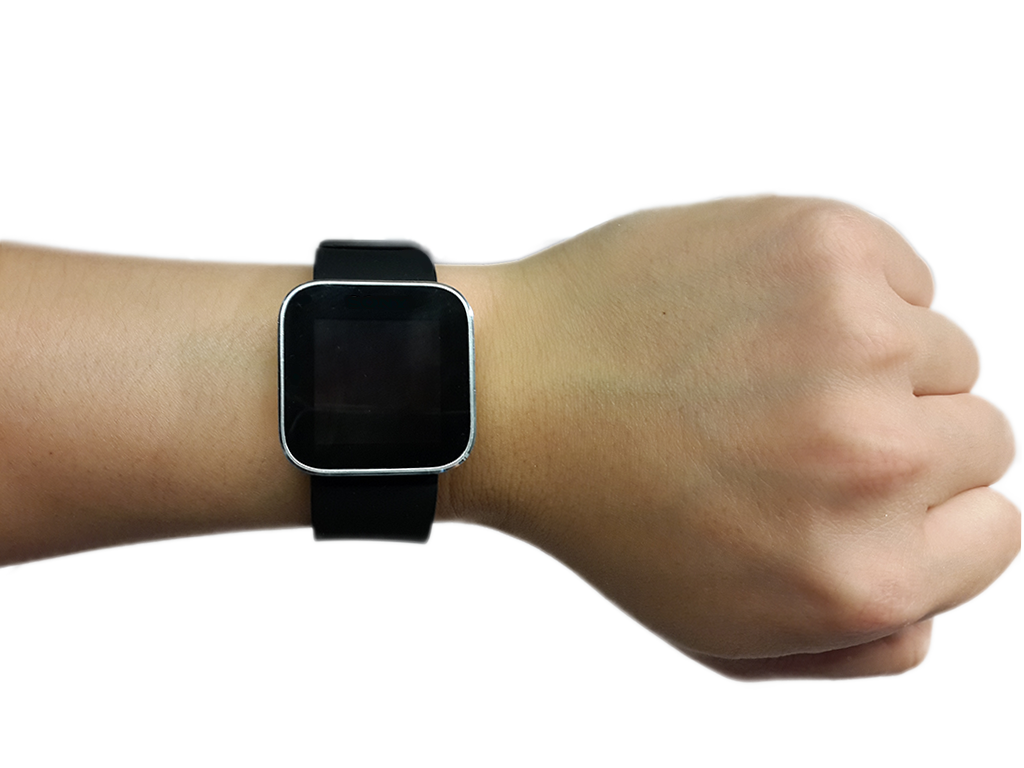
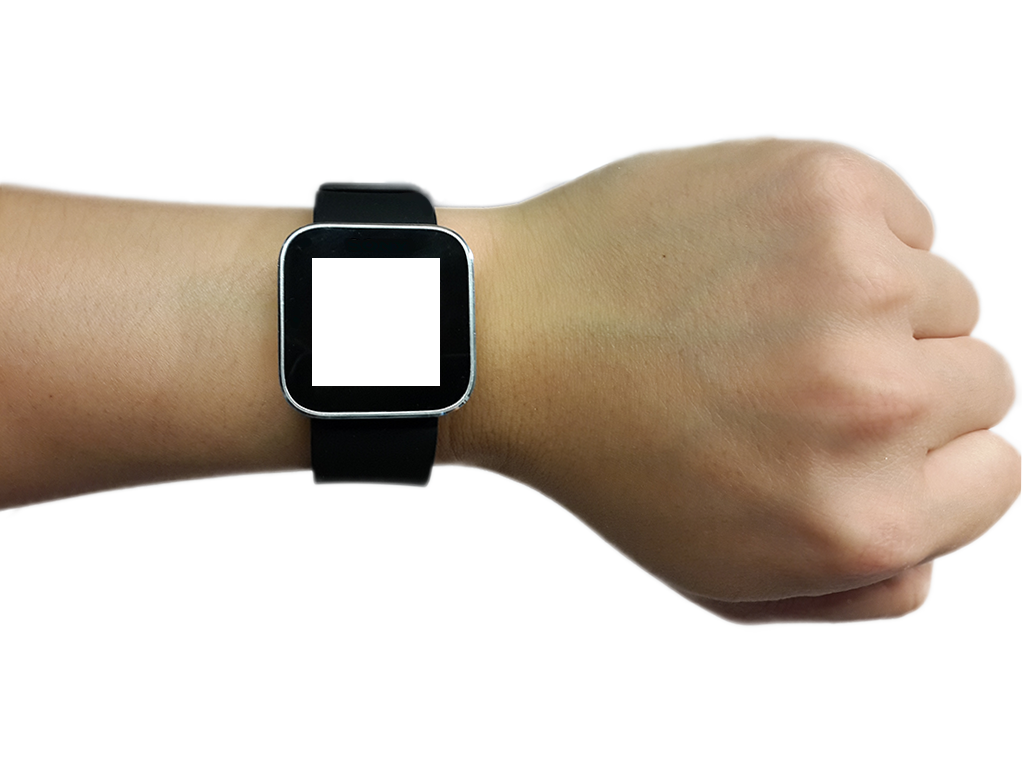
Layer changes from the first 1024 × 768 image to the second:
painted on "Layer 1" over [0, 133, 1022, 685]
hid "Layer 2" over [0, 133, 1022, 685]
